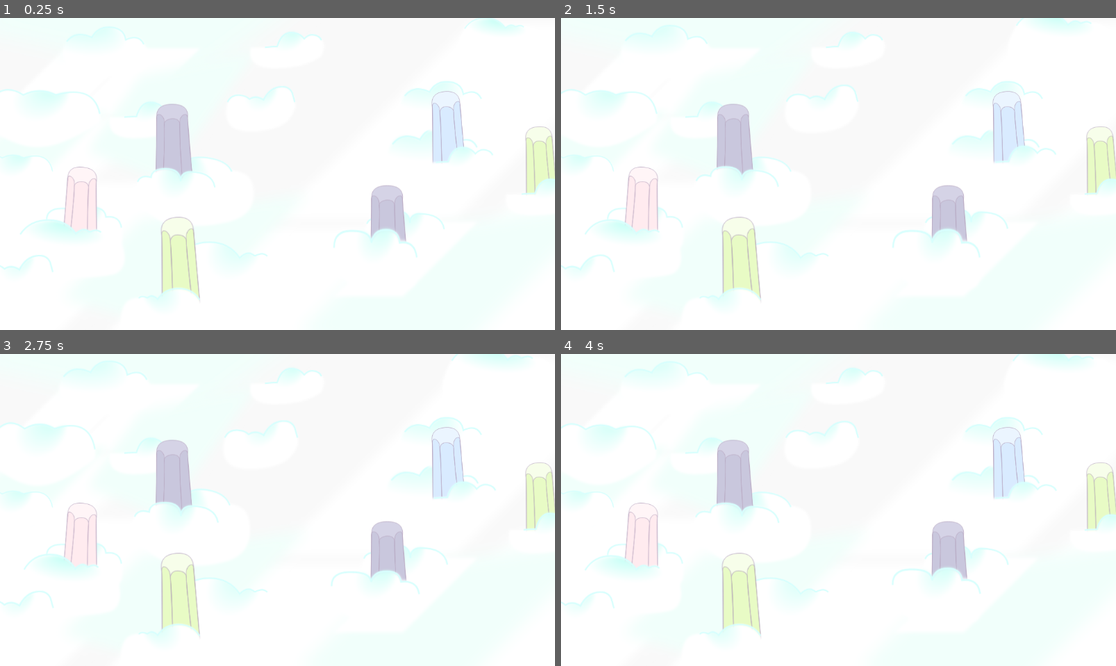
Above: before the commit, frames 1-4 (two rows, left to right).
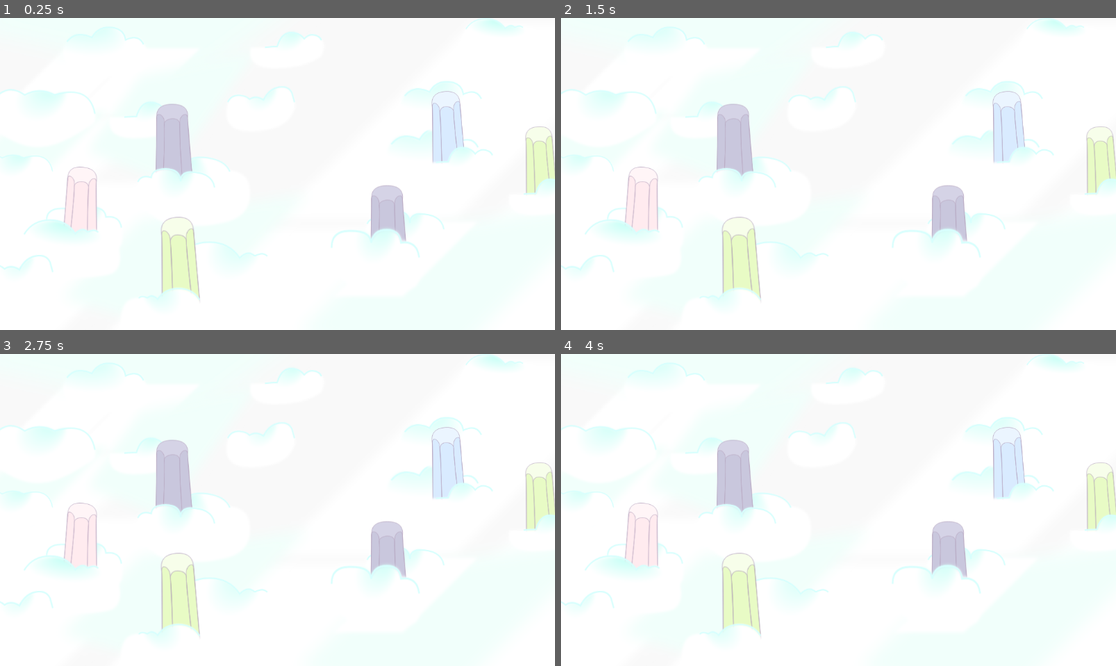
Above: after the commit, the same moments.

Repository: Mumussauro/MisteryPhantasy
Game: Godot game, scene res://Tiles/Fiz Montanhas e Nuvens e Manchas.tscn
Same seed, same stepped clock (60 frames per second), same inputs: the game is played once before the commit and once after it. This scene is started directly instead of the project's main scene.
Inputs:
- Up to frame 1 (0.25 s): no input
- Up to frame 2 (1.5 s): tap Enter at 0.5 s; tap D (andar_dir) at 0.6 s; tap Space at 1.25 s; tap A (andar_esq) at 1.35 s
- Up to frame 3 (2.75 s): tap Enter at 2 s; tap Up (subir_) at 2.1 s
- Up to frame 4 (4 s): tap Space at 2.75 s; tap D (andar_dir) at 2.85 s; tap Enter at 3.5 s; tap A (andar_esq) at 3.6 s

The runs differ from the first frame. In frame 1, 0.2% of the frame differs, in the area x 0-98%, y 0-77%; in frame 2, 0.4%; in frame 3, 0.8%, in the area x 0-100%, y 0-78%; in frame 4, 0.6%.

Commit message:
Revert "Merge branch 'main' of https://github.com/Mumussauro/MisteryPhantasy"
This reverts commit 4215687011d025951b98cfe4f386cef0df8b2673, reversing
changes made to 639462af17804bb8980559828fbcecb11c22d8ee.

Diff:
--- a/Tiles/Fiz Montanhas e Nuvens e Manchas.tscn
+++ b/Tiles/Fiz Montanhas e Nuvens e Manchas.tscn
@@ -656,7 +656,6 @@
 [node name="Nuvens 1" type="Node2D" parent="Nuvens"]
 
 [node name="FlutuanciaNuvens" type="AnimationPlayer" parent="Nuvens/Nuvens 1"]
-autoplay = "Flutuancia"
 libraries = {
 "": SubResource("AnimationLibrary_i7qay")
 }
@@ -697,7 +696,6 @@
 [node name="Nuvens 2" type="Node2D" parent="Nuvens"]
 
 [node name="Flutuancia 2" type="AnimationPlayer" parent="Nuvens/Nuvens 2"]
-autoplay = "Flutuancia2"
 libraries = {
 "": SubResource("AnimationLibrary_qgyps")
 }
